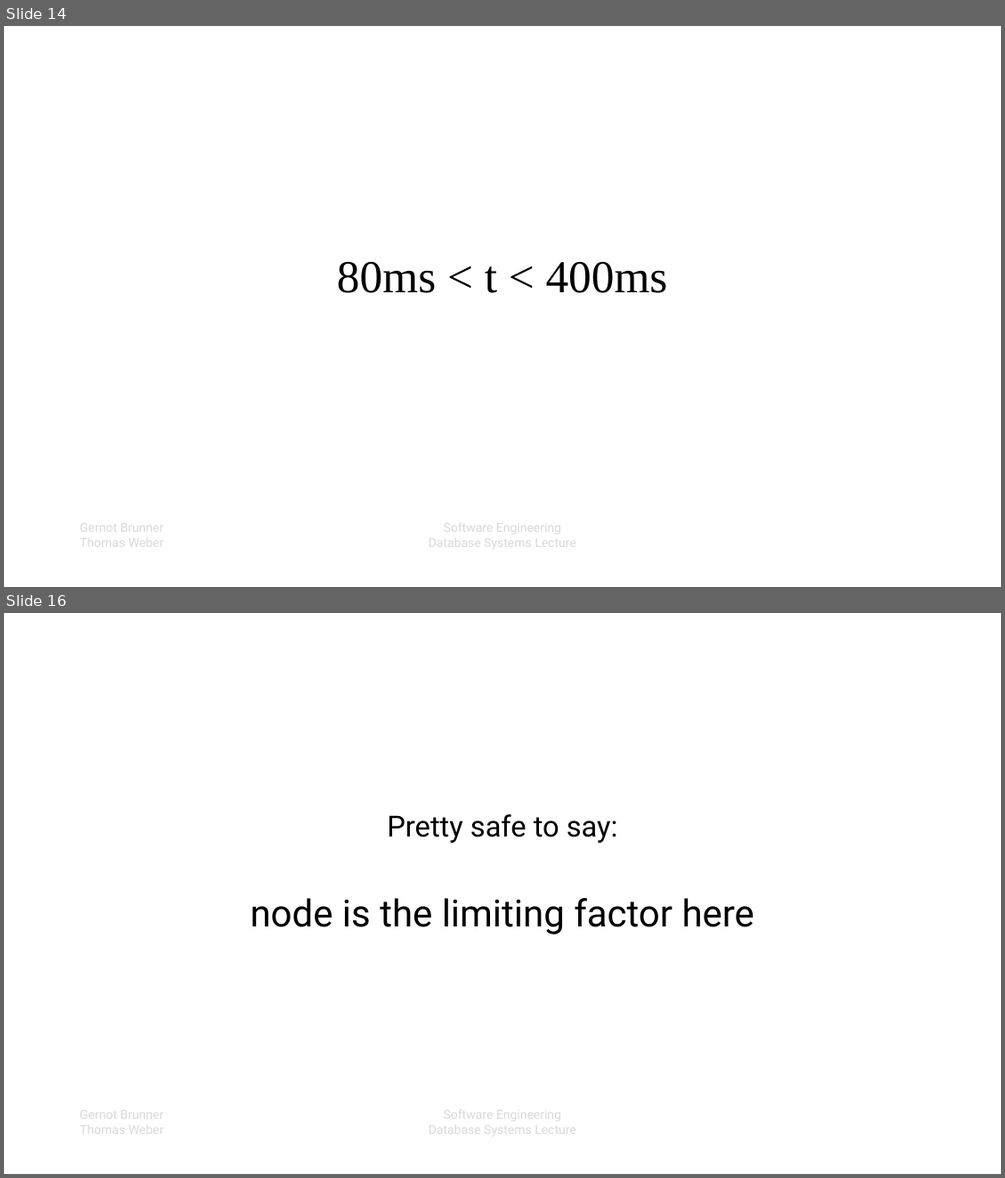
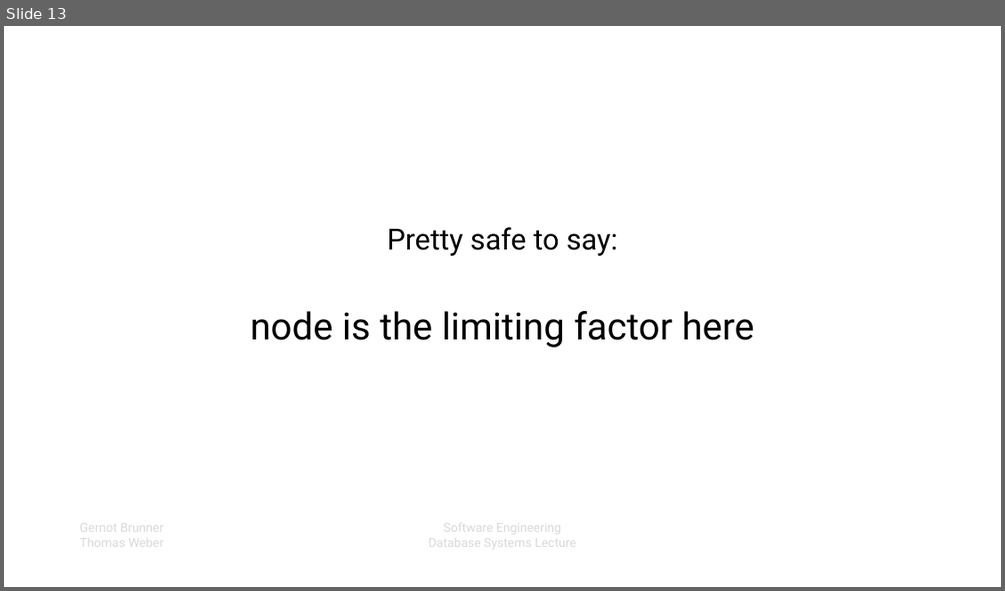
Before and after one commit to elordin/dbs, a slide deck: slides.pptx. Shown one above the other, each under a label of ours: slides 14 and 16 before the commit, slide 13 after it; the slides between them are not shown. The pictures are 1005x1178 and 1005x591 pixels, drawn with LibreOffice and Linux fonts; fonts in the diff are those of the drawing; background and template pictures are left out. Boxes give left, top, right and bottom in pixels: in the first picture for what was removed or moved away, otherwise in the second. Text is boxed around its words. In the diff, an @@ line names an element or a change of style, - is before the commit and + after.

```diff
--- a/slides.pptx
+++ b/slides.pptx
@@ slide 14 removed at (4,26,1001,587), background #FFFFFF; not listed: 2 template elements that a slide beside it also shows @@
@@ title removed at (337,262,668,293) @@
-80ms < t < 400ms
@@ what was slide 16 is now slide 13 @@
```
Also in this commit, not shown: 1 slide changed, 1 other slide removed.
